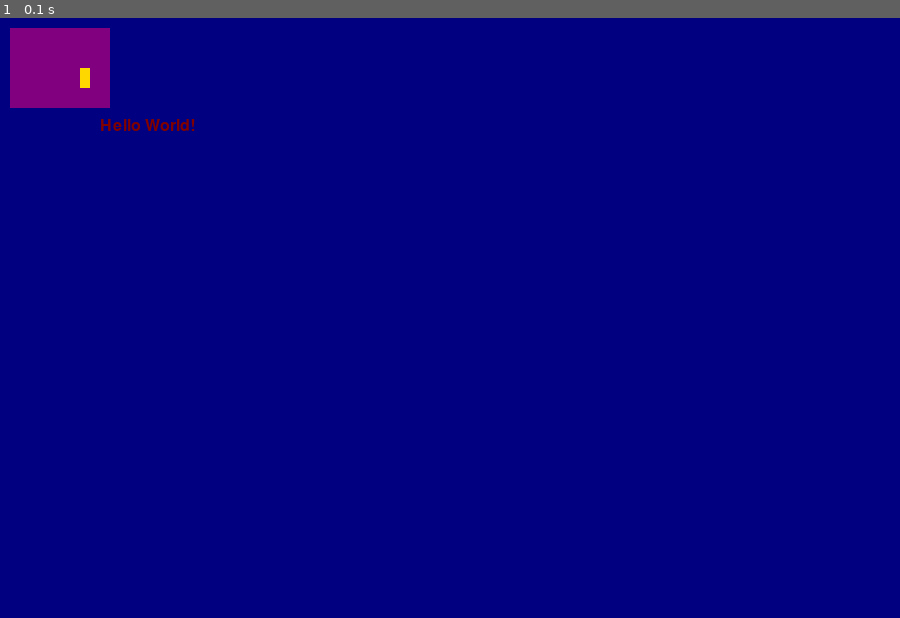
Above: before the commit, frame 1.
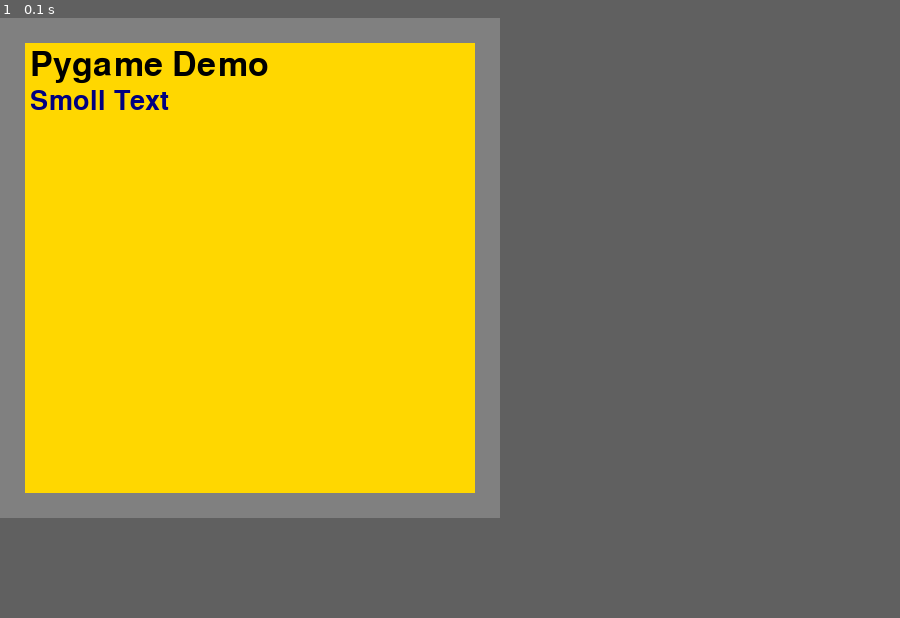
Above: after the commit, the same moment.

Repository: JFujitaD/Pygame-Basic
Game: pygame game, started from main.py
Same seed, same stepped clock (60 frames per second), same inputs: the game is played once before the commit and once after it.
Inputs:
- Up to frame 1 (0.1 s): no input
The window is 900x600 before the commit and 500x500 after it. Grey fills any space a smaller window leaves; there, only what the larger window draws over its background counts as a difference.

The runs differ from the first frame. In frame 1, 46% of the frame differs, in the area x 0-56%, y 0-84%.

Commit message:
Main properly demonstrates functionality

Diff:
--- a/main.py
+++ b/main.py
@@ -10,18 +10,17 @@
             3. pm.start_game()
     """
 
-    pm = PygameManager()
+    pm = PygameManager(500, 500)
 
-    pm.set_background_color(PygameColors.NAVY)
-    pm.draw_rectangle(10, 10, 100, 80, 1, PygameColors.PURPLE)
+    pm.set_background_color(PygameColors.GRAY)
 
     pm.create_custom_color('gold', (255, 215, 0))
-    pm.draw_rectangle(80, 50, 10, 20, 2, pm.get_custom_color('gold'))
+    gold = pm.get_custom_color('gold')
 
-    print(pm.get_rectangle(2))
 
-    pm.draw_text(100, 100, 24, 'Hello World!', 1, PygameColors.MAROON)
-    print(pm.get_text(1))
+    pm.draw_rectangle(25, 25, 450, 450, 1, gold)
+    pm.draw_text(30, 30, 50, 'Pygame Demo', 1, PygameColors.BLACK)
+    pm.draw_text(30, 70, 40, 'Smoll Text', 2, PygameColors.NAVY)
 
     pm.start_game()
 
